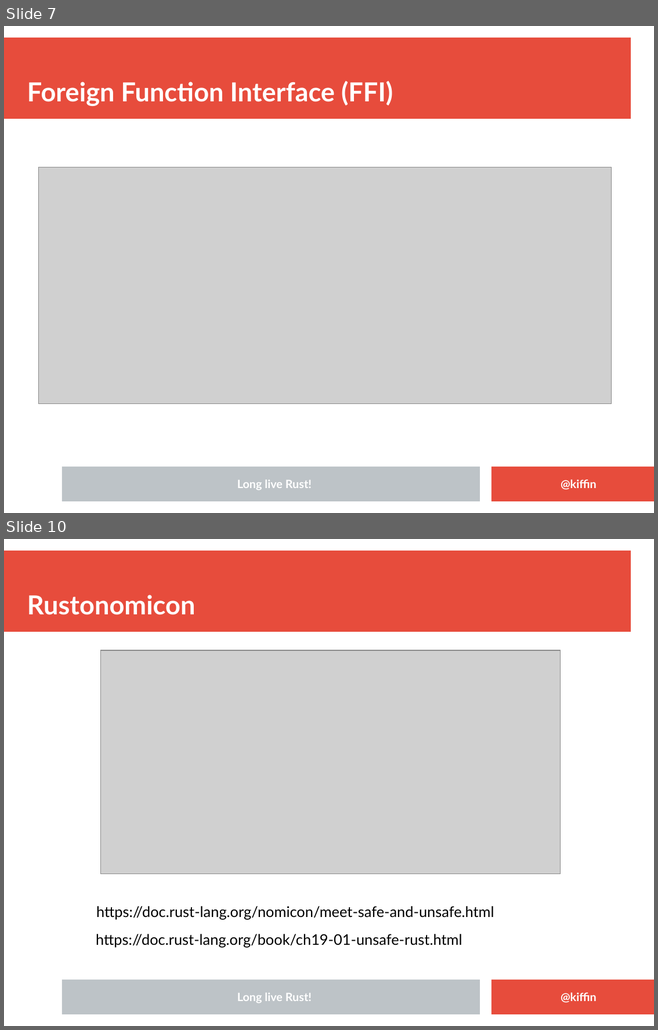
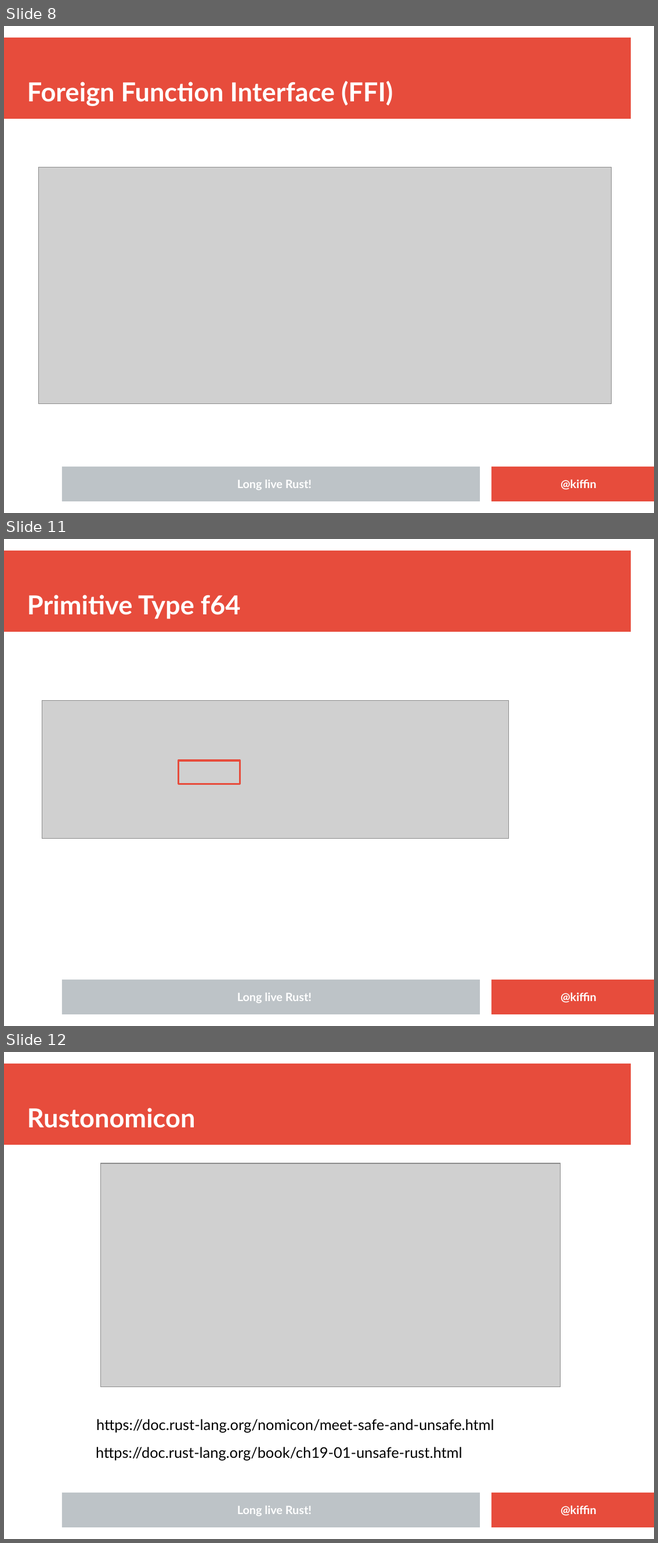
Before and after one commit to kgish/rust-node-addon-template, a slide deck: presentation/Embedding-Rust-in-NodeJS-applications.odp. Shown one above the other, each under a label of ours: slides 7 and 10 before the commit, slides 8, 11 and 12 after it; the slides between them are not shown. The pictures are 658x1030 and 658x1543 pixels, drawn with LibreOffice and Linux fonts; fonts in the diff are those of the drawing; grey boxes stand for pictures; background and template pictures are left out. Boxes give left, top, right and bottom in pixels: in the first picture for what was removed or moved away, otherwise in the second. Text is boxed around its words. In the diff, an @@ line names an element or a change of style, - is before the commit and + after.

```diff
--- a/presentation/Embedding-Rust-in-NodeJS-applications.odp
+++ b/presentation/Embedding-Rust-in-NodeJS-applications.odp
@@ slide 11 added at (x1=4, y1=539, x2=654, y2=1026), background #FFFFFF; not listed: 3 template elements that a slide beside it also shows @@
@@ title added at (x1=27, y1=595, x2=241, y2=619), 32 pt, text #FFFFFF, bold @@
+Primitive Type f64
@@ picture added at (x1=42, y1=700, x2=509, y2=838) @@
@@ rectangle added at (x1=179, y1=761, x2=240, y2=784), outline #E74C3C 2.3 pt @@
@@ text added at (x1=237, y1=993, x2=311, y2=1003), 14 pt, text #FFFFFF, bold @@
+Long live Rust!
@@ text added at (x1=560, y1=993, x2=596, y2=1003), 14 pt, text #FFFFFF, bold @@
+@kiffin
@@ what was slide 7 is now slide 8 @@
@@ what was slide 10 is now slide 12 @@
```
Also in this commit, not shown: 5 slides changed, 2 other slides added, 6 other files.
